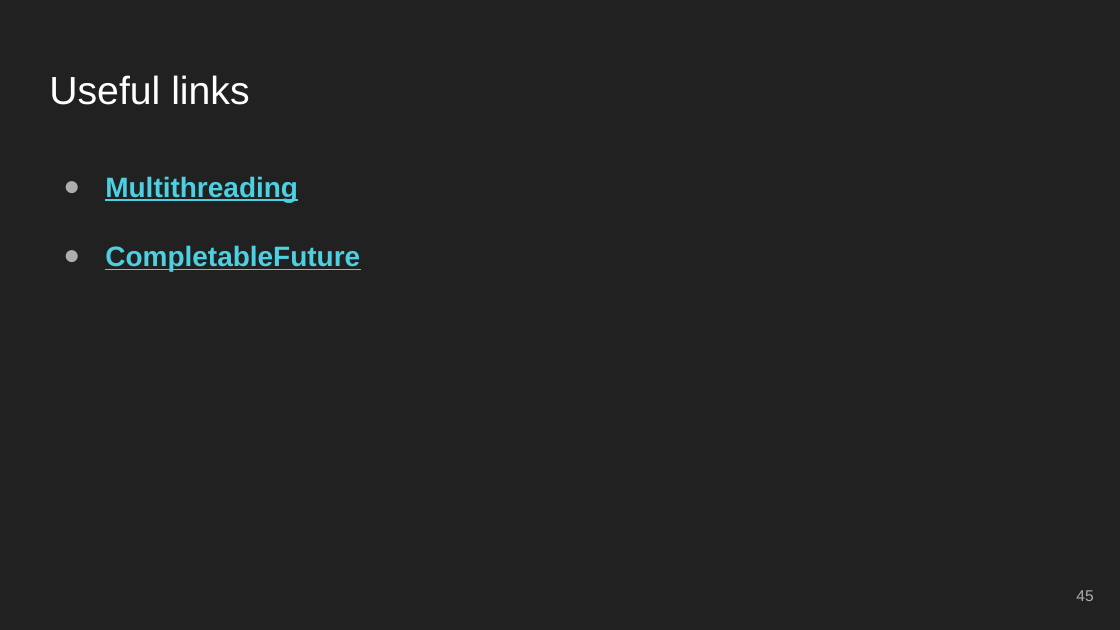
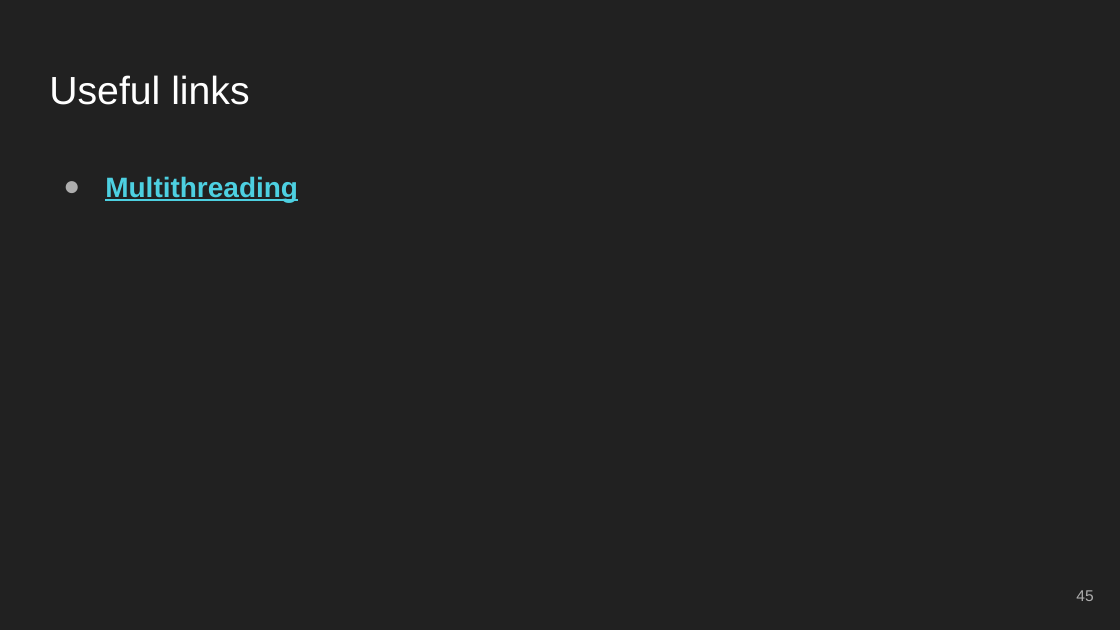
Before and after one commit to Geekhub-J4W/geekhub-j4w-12-SopilkoMaxim, a slide deck: slide 45 of Lectures/Lesson 11 - Concurrency.pptx. Drawn at 1120x630 pixels with LibreOffice and Linux fonts; fonts in the diff are those of the drawing. Boxes give left, top, right and bottom in pixels: in the first picture for what was removed or moved away, otherwise in the second. Text is boxed around its words. In the diff, an @@ line names an element or a change of style, - is before the commit and + after.

```diff
--- a/Lectures/Lesson 11 - Concurrency.pptx
+++ b/Lectures/Lesson 11 - Concurrency.pptx
@@ text at box(105, 245, 360, 271): paragraph removed @@
-● CompletableFuture
```
Also in this commit, not shown: 48 other files.
